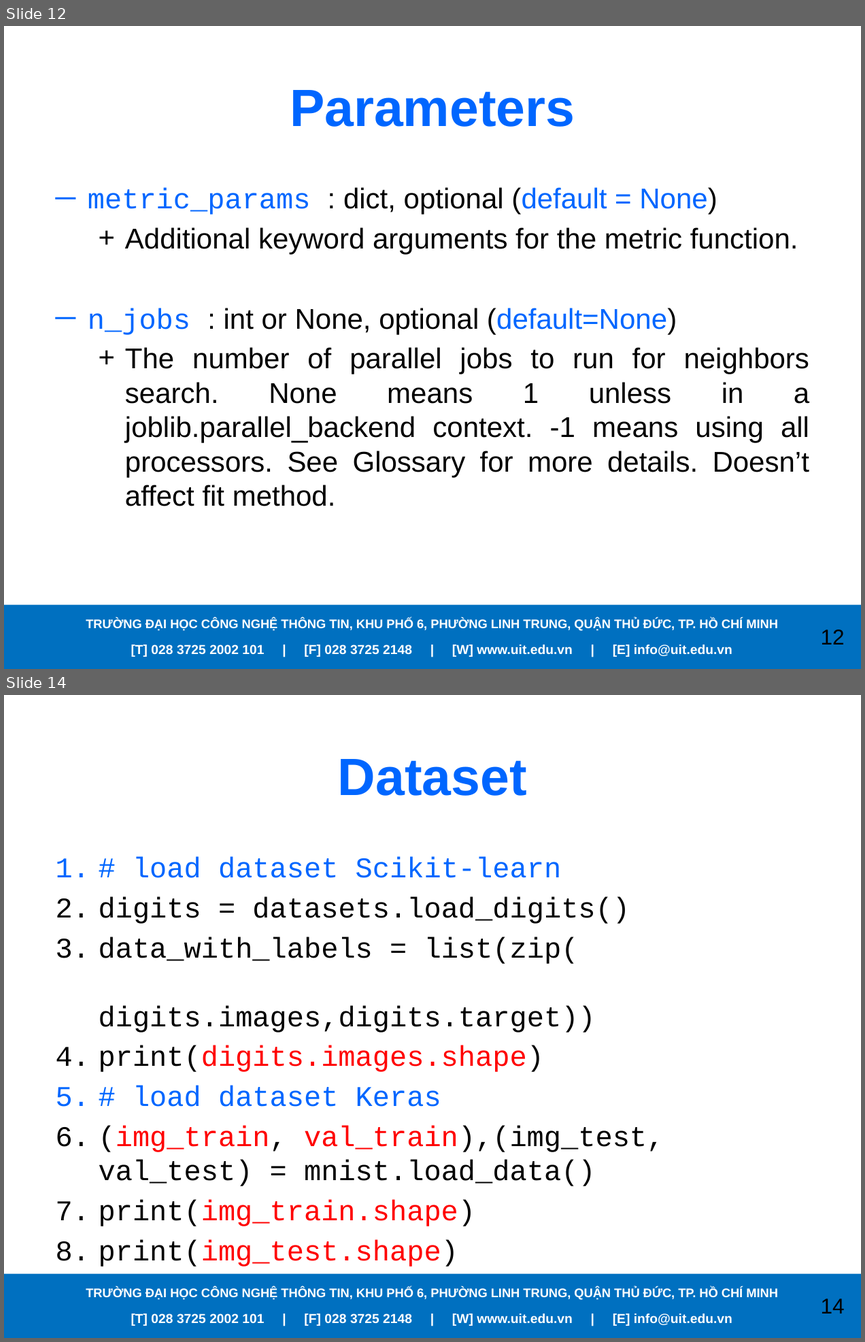
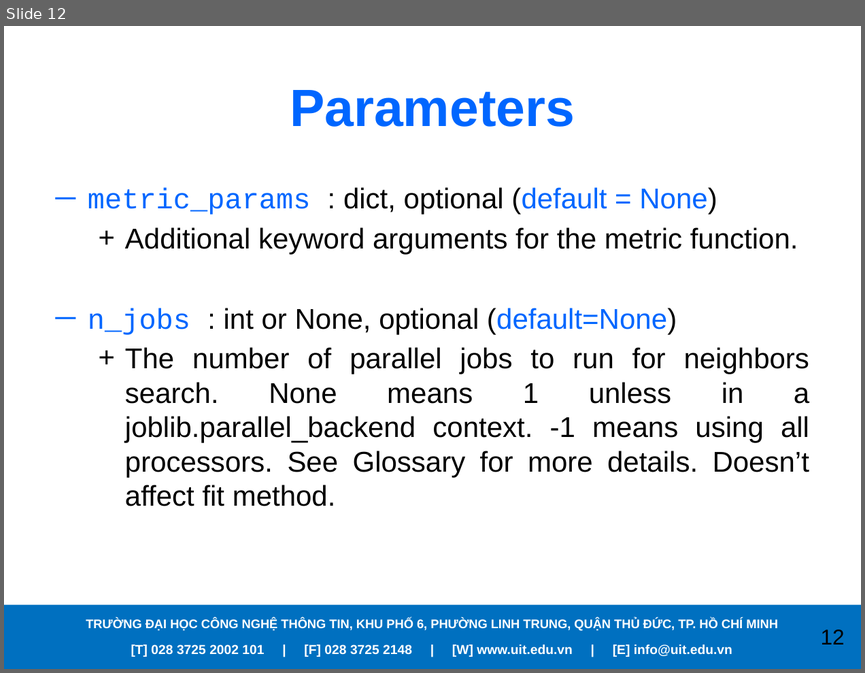
Before and after one commit to RanChiVo/MNIST-with-kNN, a slide deck: Presentation.pptx. Shown one above the other, each under a label of ours: slides 12 and 14 before the commit, slide 12 after it; the slides between them are not shown. The pictures are 865x1342 and 865x673 pixels, drawn with LibreOffice and Linux fonts; fonts in the diff are those of the drawing; background and template pictures are left out. Boxes give left, top, right and bottom in pixels: in the first picture for what was removed or moved away, otherwise in the second. Text is boxed around its words. In the diff, an @@ line names an element or a change of style, - is before the commit and + after.

```diff
--- a/Presentation.pptx
+++ b/Presentation.pptx
@@ slide 14 removed at (x1=4, y1=695, x2=861, y2=1338), background picture (left out); not listed: 4 template elements that a slide beside it also shows @@
@@ title removed at (x1=338, y1=759, x2=527, y2=796) @@
-Dataset
@@ text removed at (x1=99, y1=857, x2=664, y2=1266) @@
-1. # load dataset Scikit-learn
-2. digits = datasets.load_digits()
-3. data_with_labels = list(zip(
-   digits.images,digits.target))
-4. print(digits.images.shape)
-5. # load dataset Keras
-6. (img_train, val_train),(img_test, val_test) = mnist.load_data()
-7. print(img_train.shape)
-8. print(img_test.shape)
```
Also in this commit, not shown: 18 other slides removed.
